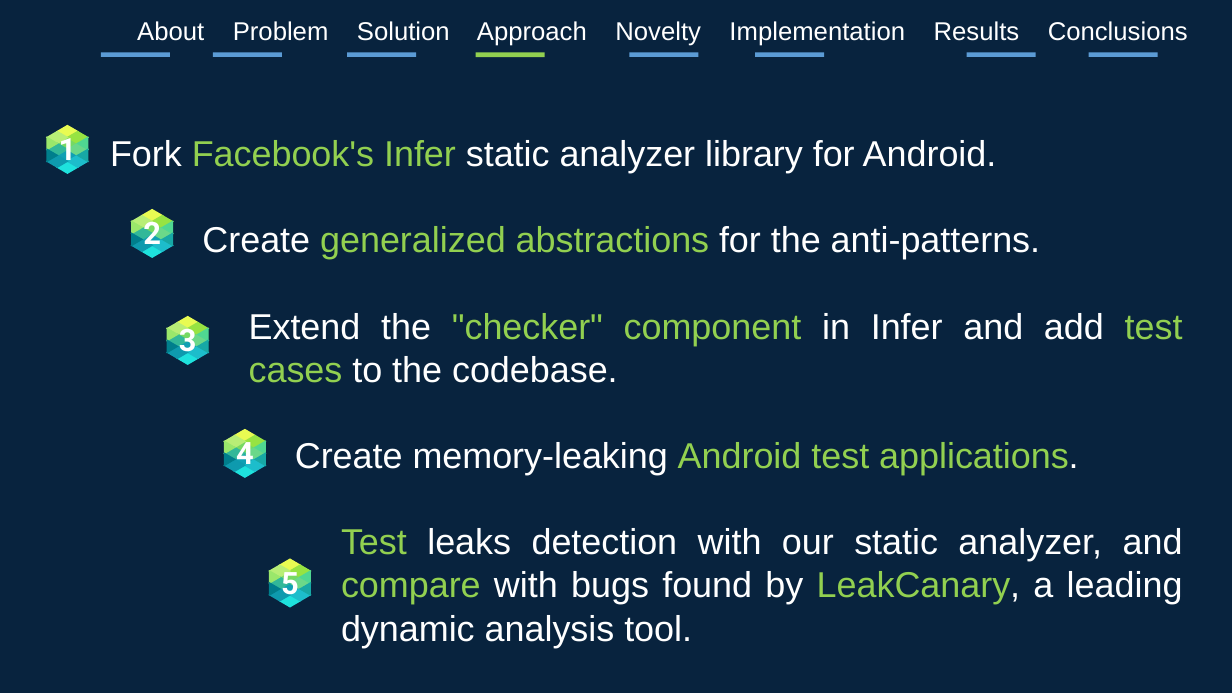
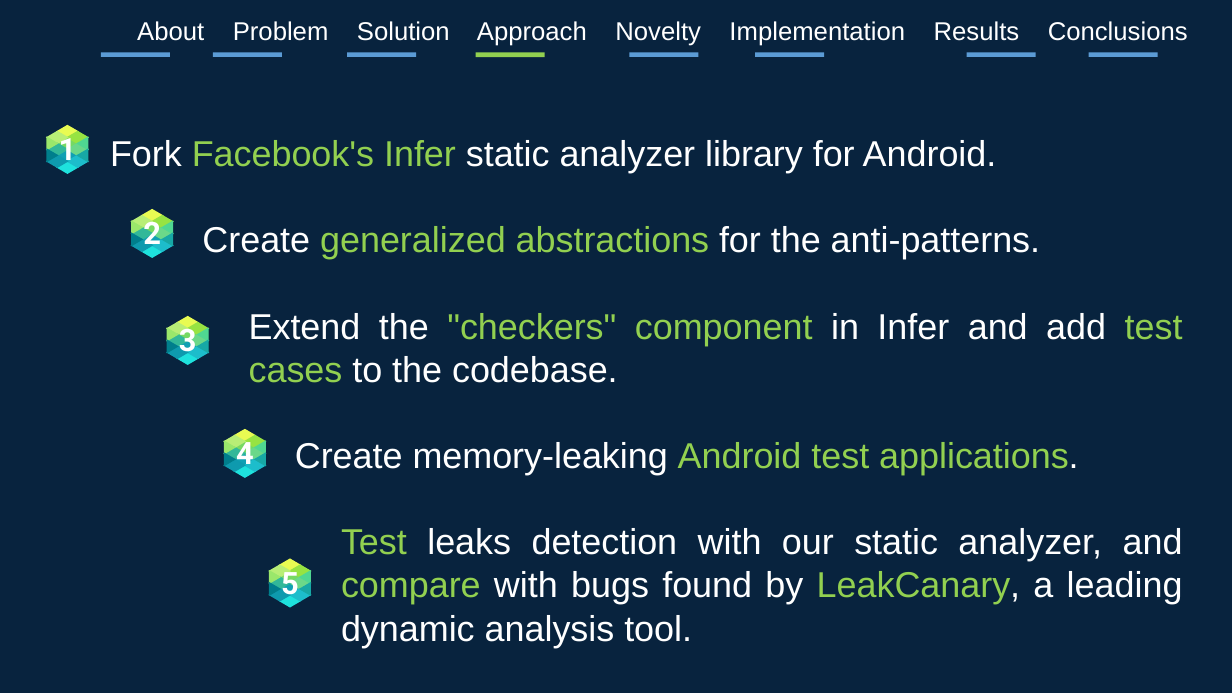
Before and after one commit to jsachs/infer, a slide deck: slide 10 of infeRS/InfeRS.pptx. Drawn at 1232x693 pixels with LibreOffice and Linux fonts; fonts in the diff are those of the drawing. Boxes give left, top, right and bottom in pixels: in the first picture for what was removed or moved away, otherwise in the second. Text is boxed around its words. In the diff, an @@ line names an element or a change of style, - is before the commit and + after.

```diff
--- a/infeRS/InfeRS.pptx
+++ b/infeRS/InfeRS.pptx
@@ text at <box>249,313,1183,383</box>: text changed @@
-      Extend the "checker" component in Infer and add test cases to the codebase.
+      Extend the "checkers" component in Infer and add test cases to the codebase.
```
Also in this commit, not shown: 8 other slides changed, 8 slides added, 4 other files.
